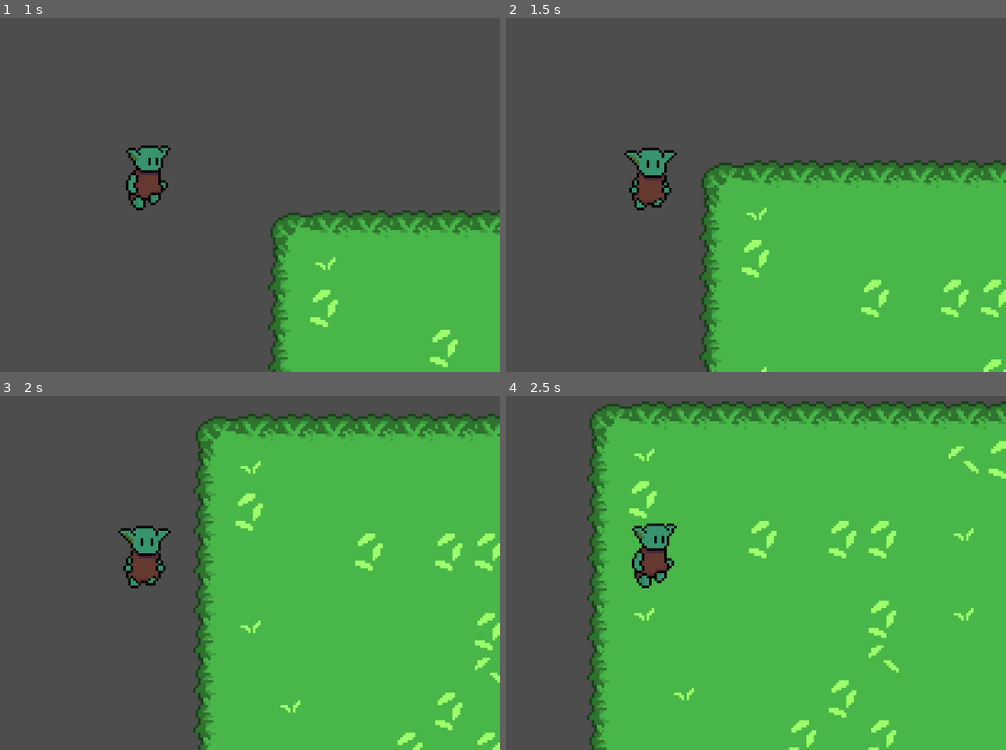
Above: before the commit, frames 1-4 (two rows, left to right).
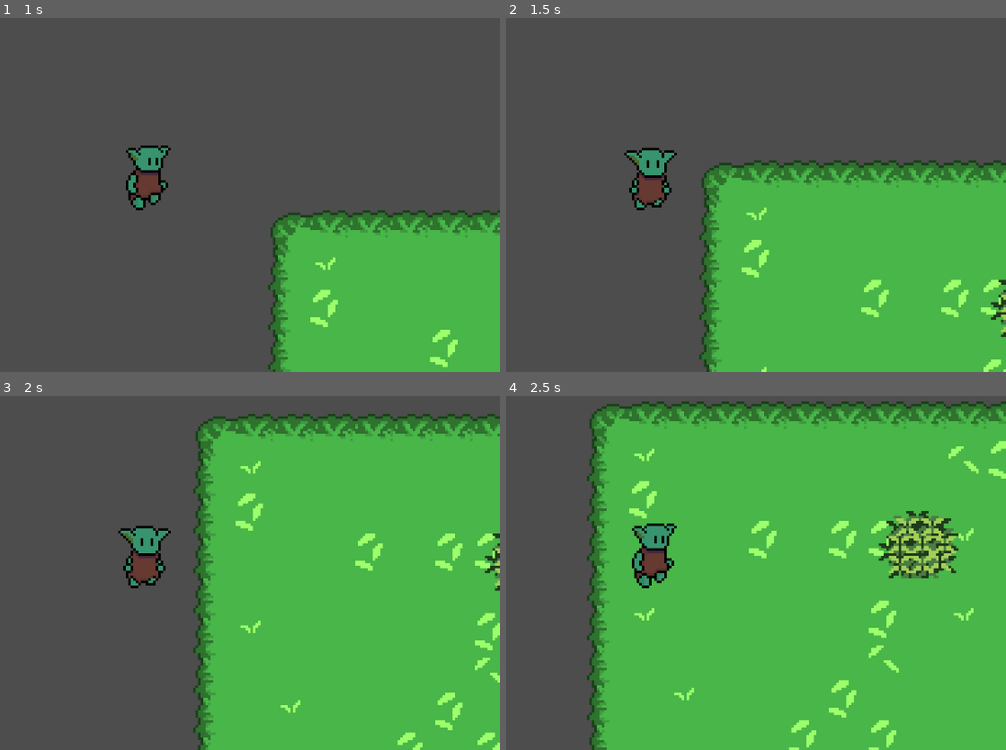
Above: after the commit, the same moments.

Repository: OliverMiguez/Baelgroth-El-despertar-de-la-llama
Game: Godot game, scene res://ESCENAS/Testeo/Mapa/Tilemap.tscn
Same seed, same stepped clock (60 frames per second), same inputs: the game is played once before the commit and once after it. The project has no main scene, so this scene is started directly.
Inputs:
- Up to frame 1 (1 s): hold D (Derecha) from 0.53 s (still down); tap Space (hide, bound only after the commit) at 0.6 s
- Up to frame 2 (1.5 s): release D (Derecha) at 1.28 s; hold S (Abajo) from 1.28 s (still down); tap Space (hide, bound only after the commit) at 1.35 s
- Up to frame 3 (2 s): keep holding S (Abajo)
- Up to frame 4 (2.5 s): release S (Abajo) at 2.03 s; hold D (Derecha) from 2.03 s (still down); tap Space (hide, bound only after the commit) at 2.1 s

Frame 1 is identical in both runs. In frame 2, 0.2% of the frame differs, in the area x 96-100%, y 73-91%; in frame 3, 0.2%; in frame 4, 2.2%, in the area x 74-91%, y 32-52%.

Commit message:
Intentando resolver bug de arbusto

Diff:
--- a/ESCENAS/Reales/Goblins/GoblinPrincipal/Goblin01.tscn
+++ b/ESCENAS/Reales/Goblins/GoblinPrincipal/Goblin01.tscn
@@ -380,6 +380,7 @@
 [sub_resource type="CapsuleShape2D" id="CapsuleShape2D_j0npl"]
 
 [node name="GoblinPrincipal" type="CharacterBody2D" unique_id=988583641]
+collision_mask = 10
 script = ExtResource("1_xqqjy")
 
 [node name="AnimacionesGoblin" type="AnimatedSprite2D" parent="." unique_id=583185534]
--- /dev/null
+++ b/ESCENAS/Testeo/Esconderse/ArbustoTEST.tscn
@@ -0,0 +1,31 @@
+[gd_scene format=3 uid="uid://bil0yxacay33k"]
+
+[ext_resource type="Script" uid="uid://bvbrlaq4bd84o" path="res://SCRIPTS/TESTEO/TestEsconderse/arbusto_test.gd" id="1_wo0iu"]
+[ext_resource type="Texture2D" uid="uid://dnhb33or2rrym" path="res://ARTE/Testeo/ArbustoV21.png" id="2_wo0iu"]
+
+[sub_resource type="CircleShape2D" id="CircleShape2D_wo0iu"]
+
+[sub_resource type="CircleShape2D" id="CircleShape2D_cli1w"]
+radius = 105.01904
+
+[node name="ArbustoTEST" type="StaticBody2D" unique_id=1311600180]
+collision_layer = 4
+collision_mask = 11
+script = ExtResource("1_wo0iu")
+
+[node name="ColisionArbusto" type="CollisionShape2D" parent="." unique_id=1960867684]
+visible = false
+shape = SubResource("CircleShape2D_wo0iu")
+
+[node name="ArbustoV21" type="Sprite2D" parent="." unique_id=1119709091]
+position = Vector2(15, -19)
+texture = ExtResource("2_wo0iu")
+
+[node name="DeteccionJugador" type="Area2D" parent="." unique_id=2076875559]
+
+[node name="ColisisonDeteccionJugador" type="CollisionShape2D" parent="DeteccionJugador" unique_id=1884826478]
+shape = SubResource("CircleShape2D_cli1w")
+debug_color = Color(0.6572492, 0.5165238, 0, 0.41960785)
+
+[connection signal="body_entered" from="DeteccionJugador" to="." method="_on_deteccion_jugador_body_entered"]
+[connection signal="body_exited" from="DeteccionJugador" to="." method="_on_deteccion_jugador_body_exited"]
--- /dev/null
+++ b/ESCENAS/Testeo/Esconderse/arbusto_v_2.tscn
@@ -0,0 +1,22 @@
+[gd_scene format=3 uid="uid://cnam07d5cw1u"]
+
+[ext_resource type="Script" uid="uid://bvbrlaq4bd84o" path="res://SCRIPTS/TESTEO/TestEsconderse/arbusto_test.gd" id="1_w88ng"]
+[ext_resource type="Texture2D" uid="uid://dnhb33or2rrym" path="res://ARTE/Testeo/ArbustoV21.png" id="2_w88ng"]
+
+[sub_resource type="CircleShape2D" id="CircleShape2D_m24rq"]
+radius = 105.01904
+
+[node name="ArbustoV2" type="Node2D" unique_id=2020210010]
+script = ExtResource("1_w88ng")
+
+[node name="DeteccionJugador" type="Area2D" parent="." unique_id=176770289]
+collision_layer = 4
+collision_mask = 15
+
+[node name="ColisisonDeteccionJugador" type="CollisionShape2D" parent="DeteccionJugador" unique_id=484618117]
+shape = SubResource("CircleShape2D_m24rq")
+debug_color = Color(0.6572492, 0.5165238, 0, 0.41960785)
+
+[node name="ArbustoV21" type="Sprite2D" parent="." unique_id=1926837664]
+position = Vector2(16, -20)
+texture = ExtResource("2_w88ng")
--- a/ESCENAS/Testeo/Mapa/Tilemap.tscn
+++ b/ESCENAS/Testeo/Mapa/Tilemap.tscn
@@ -2,6 +2,7 @@
 
 [ext_resource type="Texture2D" uid="uid://bb1r0n748jcis" path="res://ARTE/Bosque/Bosque.png" id="1_s600u"]
 [ext_resource type="PackedScene" uid="uid://dyw8875pb8bj2" path="res://ESCENAS/Reales/Goblins/GoblinPrincipal/Goblin01.tscn" id="2_5tcps"]
+[ext_resource type="PackedScene" uid="uid://cnam07d5cw1u" path="res://ESCENAS/Testeo/Esconderse/arbusto_v_2.tscn" id="3_5tcps"]
 
 [sub_resource type="TileSetAtlasSource" id="TileSetAtlasSource_d70fq"]
 texture = ExtResource("1_s600u")
@@ -56,3 +57,6 @@
 tile_set = SubResource("TileSet_52o3s")
 
 [node name="GoblinPrincipal" parent="." unique_id=988583641 instance=ExtResource("2_5tcps")]
+
+[node name="ArbustoV2" parent="." unique_id=2020210010 instance=ExtResource("3_5tcps")]
+position = Vector2(229, 75)
--- a/SCRIPTS/Reales/GoblinPrincipal/Estados/PersonajePrincipal.gd
+++ b/SCRIPTS/Reales/GoblinPrincipal/Estados/PersonajePrincipal.gd
@@ -6,12 +6,17 @@
 
 # Referencia de la maquina de estados del goblin
 @onready var state_machine: Node = $FSM
+# Animaciones del goblin
+@onready var animaciones_goblin = $AnimacionesGoblin
 
-@onready var animaciones_goblin = $AnimacionesGoblin
+# Verificaciones para saber si se puede o no esconder
+var goblin_cerca_arbusto = false
+var escondido = false
 
 # Se ejecuta al inicio del progroma
 func _ready():
 	print("[Test]: El personaje cargo inicialmente")
+
 
 # Se ejecuta en cada frame del juego
 func _physics_process(delta):
@@ -22,6 +27,8 @@
 	# Activa el movimiento del player a traves de los inputs
 	handle_directions()
 	handle_animations()
+	# Activa el sistema de esconderse
+	handle_hide()
 	# Permite que el personaje se mueva
 	move_and_slide()
 
@@ -73,3 +80,19 @@
 	else:
 		# Aquí podrías poner una lógica para mantener la última dirección mirada
 		animaciones_goblin.play("Idle")
+
+# Revisa si se puede esconder o no el goblin principal
+func handle_hide():
+	if goblin_cerca_arbusto and Input.is_action_just_pressed("hide"):
+		if not escondido:
+			enter_a_brush()
+		else:
+			exit_a_brush()
+
+# Se ejecuta cuando el goblin principal QUIERE entrar en el arbusto
+func enter_a_brush():
+	print(" [Enter a brush()]:El jugador esta escondido")
+
+# Se ejecuta cuando el goblin principal sale QUIERE salir del arbusto
+func exit_a_brush():
+	print("[Exit a brush ()]: El jugado salió de su escondite ")
--- /dev/null
+++ b/SCRIPTS/TESTEO/TestEsconderse/arbusto_test.gd
@@ -0,0 +1,31 @@
+extends Node2D
+class_name Test_Arbusto
+
+# Area2D del arbusto
+@onready var deteccion_jugador = $DeteccionJugador
+# Collision2D asignada al area del arbusto
+@onready var colisison_deteccion_jugador = $DeteccionJugador/ColisisonDeteccionJugador
+
+# Booleano para comprobar si el goblin principal fue detectado
+var goblin_detectado = false
+
+
+func _physics_process(_delta: float) -> void:
+	if goblin_detectado == true:
+		print("[Arbusto]: Jugador detectado")
+
+# Deteccion de un "BODY" al entrar en el area
+func _on_deteccion_jugador_body_entered(body):
+	# Si se detecta el "class_name" de nuestro goblin_principal
+	if body.name is goblin_principal:
+		goblin_detectado = true # Para verificar la deteccion el el arbusto
+		body.goblin_cerca_arbusto = true # Para verificar en el goblin principal
+		body.enter_a_brush()
+
+# Deteccion de un "BODY" al salir del area
+func _on_deteccion_jugador_body_exited(body):
+	# Si se detecta el "class_name" de nuestro goblin_principal
+	if body.name is goblin_principal:
+		body.goblin_cerca_arbusto = false
+		goblin_detectado = false
+		body.exit_a_brush()
--- a/project.godot
+++ b/project.godot
@@ -43,6 +43,18 @@
 "events": [Object(InputEventKey,"resource_local_to_scene":false,"resource_name":"","device":-1,"window_id":0,"alt_press …(192 unchanged characters)…
 ]
 }
+hide={
+"deadzone": 0.2,
+"events": [Object(InputEventKey,"resource_local_to_scene":false,"resource_name":"","device":-1,"window_id":0,"alt_pressed":false,"shift_pressed":false,"ctrl_pressed":false,"meta_pressed":false,"pressed":false,"keycode":0,"physical_keycode":32,"key_label":0,"unicode":32,"location":0,"echo":false,"script":null)
+]
+}
+
+[layer_names]
+
+2d_physics/layer_1="Goblin_Principal"
+2d_physics/layer_2="Enemigos"
+2d_physics/layer_3="Arbustos"
+2d_physics/layer_4="Mapa"
 
 [physics]
 
Binary file added: ARTE/Testeo/ArbustoV1.png
Not shown, added: ARTE/Testeo/ArbustoV1.png.import
Binary file added: ARTE/Testeo/ArbustoV21.png
Not shown, added: ARTE/Testeo/ArbustoV21.png.import
Not shown, added: SCRIPTS/TESTEO/TestEsconderse/arbusto_test.gd.uid
